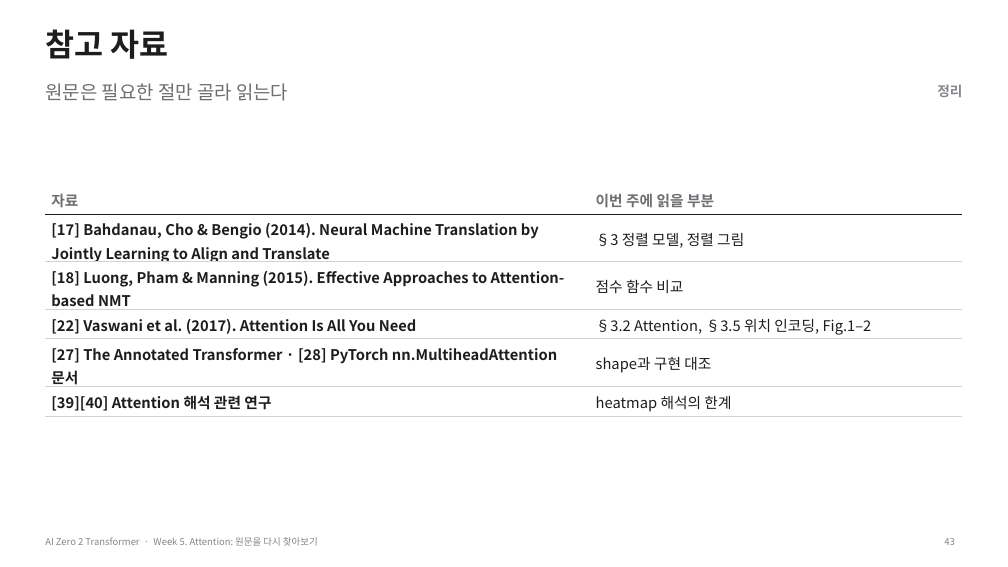
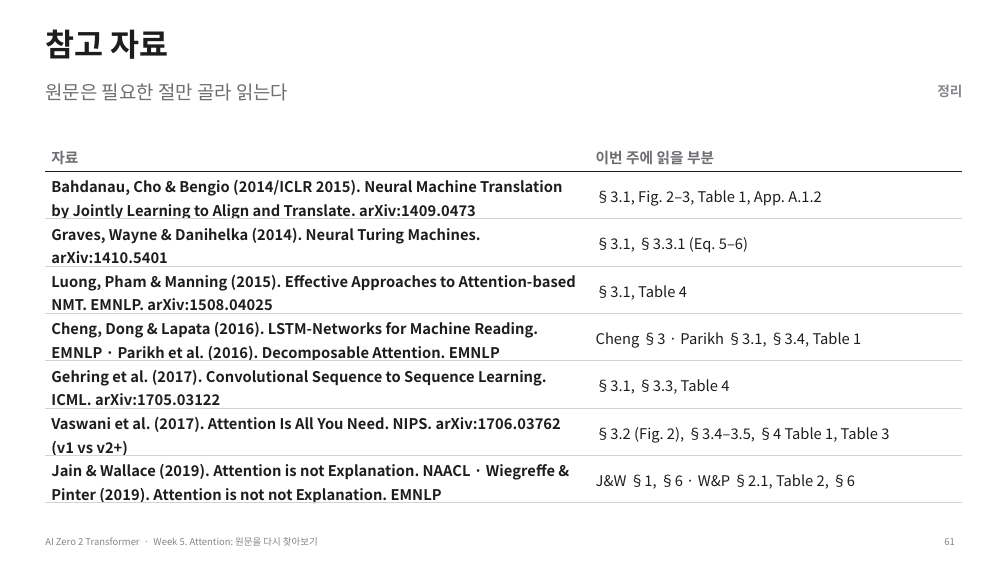
Before and after one commit to myunhh/AI-Zero-2-Transformers, a slide deck: slide 61 of lectures/week05_attention.pptx (slide 43 before the commit). Drawn at 1008x567 pixels with LibreOffice and Linux fonts; fonts in the diff are those of the drawing. Boxes give left, top, right and bottom in pixels: in the first picture for what was removed or moved away, otherwise in the second. Text is boxed around its words. In the diff, an @@ line names an element or a change of style, - is before the commit and + after.

```diff
--- a/lectures/week05_attention.pptx
+++ b/lectures/week05_attention.pptx
@@ table at (45,141,963,507) @@
-row 2: [17] Bahdanau, Cho & Bengio (2014). Neural Machine Translation by Jointly Learning to Align and Translate | §3 정렬 모델, 정렬 그림
-row 3: [18] Luong, Pham & Manning (2015). Effective Approaches to Attention-based NMT | 점수 함수 비교
-row 4: [22] Vaswani et al. (2017). Attention Is All You Need | §3.2 Attention, §3.5 위치 인코딩, Fig.1–2
-row 5: [27] The Annotated Transformer · [28] PyTorch nn.MultiheadAttention 문서 | shape과 구현 대조
-row 6: [39][40] Attention 해석 관련 연구 | heatmap 해석의 한계
+row 2: Bahdanau, Cho & Bengio (2014/ICLR 2015). Neural Machine Translation by Jointly Learning to Align and Translate. arXiv:1409.0473 | §3.1, Fig. 2–3, Table 1, App. A.1.2
+row 3: Graves, Wayne & Danihelka (2014). Neural Turing Machines. arXiv:1410.5401 | §3.1, §3.3.1 (Eq. 5–6)
+row 4: Luong, Pham & Manning (2015). Effective Approaches to Attention-based NMT. EMNLP. arXiv:1508.04025 | §3.1, Table 4
+row 5: Cheng, Dong & Lapata (2016). LSTM-Networks for Machine Reading. EMNLP · Parikh et al. (2016). Decomposable Attention. EMNLP | Cheng §3 · Parikh §3.1, §3.4, Table 1
+row 6: Gehring et al. (2017). Convolutional Sequence to Sequence Learning. ICML. arXiv:1705.03122 | §3.1, §3.3, Table 4
+row 7: Vaswani et al. (2017). Attention Is All You Need. NIPS. arXiv:1706.03762 (v1 vs v2+) | §3.2 (Fig. 2), §3.4–3.5, §4 Table 1, Table 3
+row 8: Jain & Wallace (2019). Attention is not Explanation. NAACL · Wiegreffe & Pinter (2019). Attention is not not Explanation. EMNLP | J&W §1, §6 · W&P §2.1, Table 2, §6
@@ table: place and size @@
-table at (45,185,963,416)
+table at (45,141,963,507)
@@ page number at (944,538,954,545): text changed @@
-43
+61
```
Also in this commit, not shown: 31 other slides changed, 26 slides added, 8 slides removed, 1 other file.
